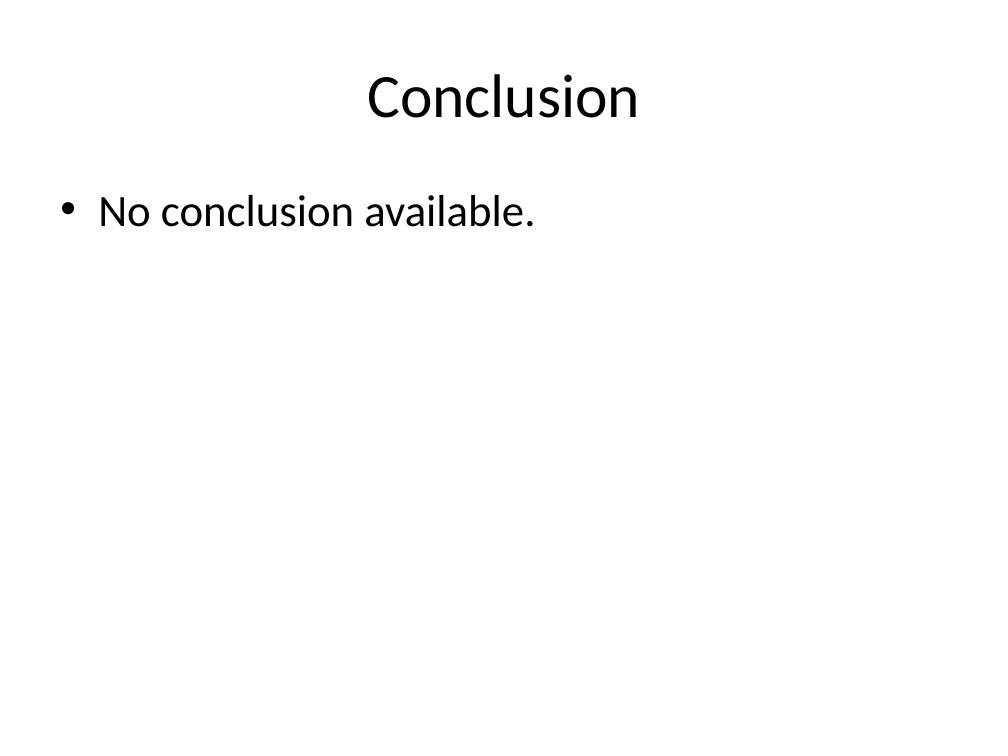
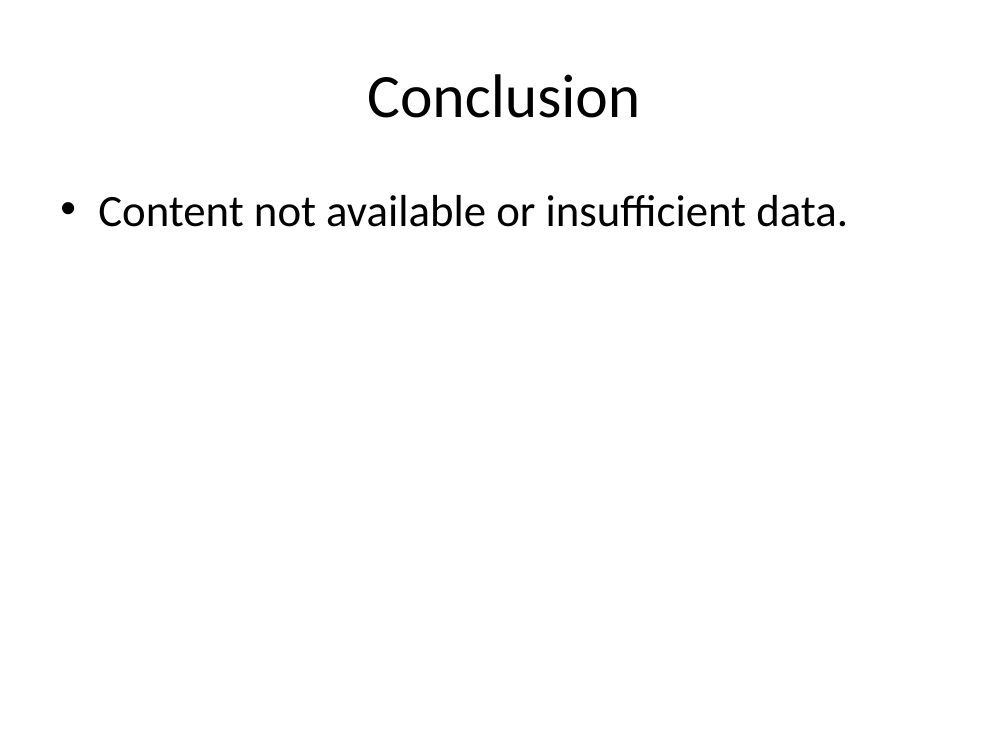
Before and after one commit to knowhrishi/AutoDeckAI-EchoHack, a slide deck: slide 7 of generated_presentation.pptx (slide 5 before the commit). Drawn at 1008x756 pixels with LibreOffice and Linux fonts; fonts in the diff are those of the drawing. Boxes give left, top, right and bottom in pixels: in the first picture for what was removed or moved away, otherwise in the second. Text is boxed around its words. In the diff, an @@ line names an element or a change of style, - is before the commit and + after.

```diff
--- a/generated_presentation.pptx
+++ b/generated_presentation.pptx
@@ text at [98, 195, 848, 227]: text changed @@
-• No conclusion available.
+• Content not available or insufficient data.
```
Also in this commit, not shown: 6 slides added, 4 slides removed, 3 other files.
